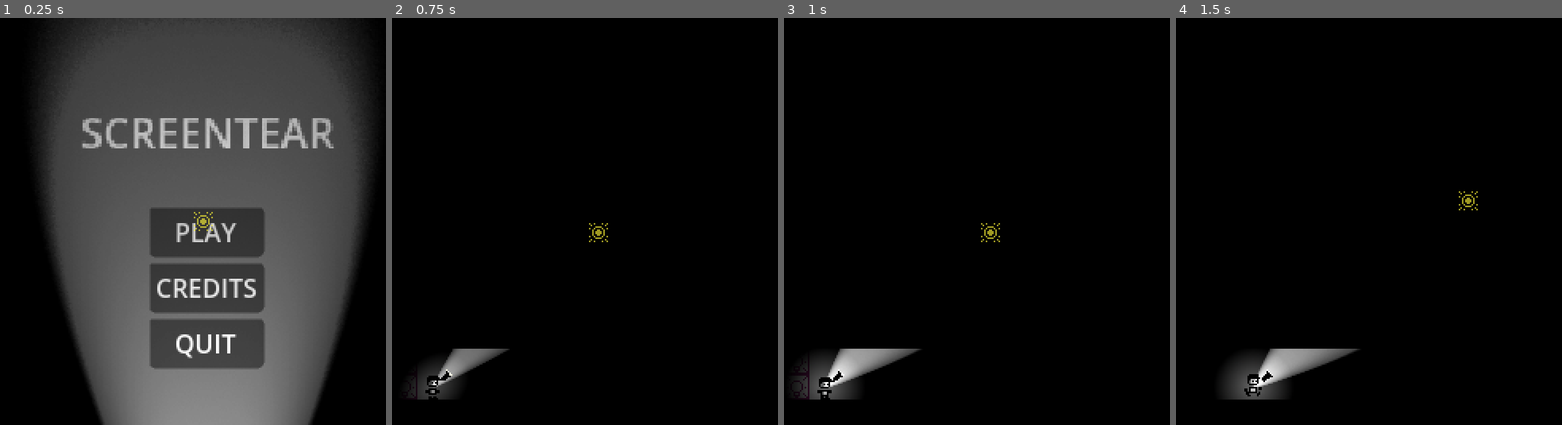
Above: before the commit, frames 1-4 (left to right).
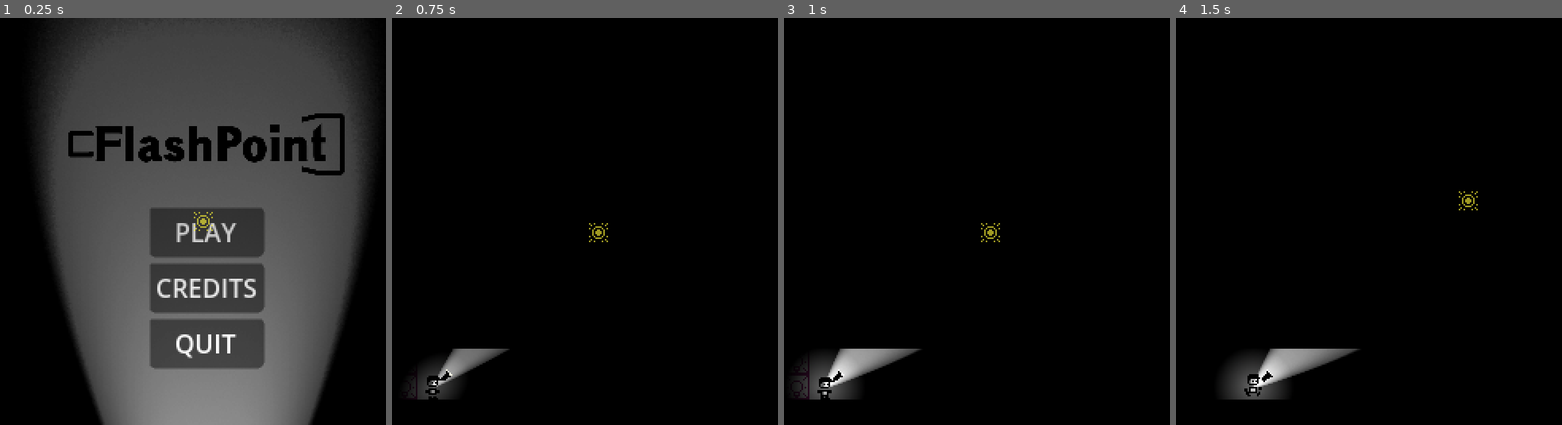
Above: after the commit, the same moments.

Repository: DylanPerry2098/ScreenTear
Game: Godot game, scene res://scenes/levels/main_menu.tscn
Two runs of this game, one before a commit and one after it. Both use one fixed random seed, a clock stepped at 60 frames per second and the inputs below.
Inputs (mouse positions are in pixels of both pictures, inside the frame that each line leads up to):
- Up to frame 1 (0.25 s): no input
- Up to frame 2 (0.75 s): click "PLAY" at 0.5 s
- Up to frame 3 (1 s): no input
- Up to frame 4 (1.5 s): tap Enter at 1.25 s; move the mouse to (1469, 201) at 1.27 s; hold D (move_right) from 1.28 s (still down); tap E (interact) at 1.35 s

The runs differ from the first frame. In frame 1, 4.9% of the frame differs, in the area x 17-90%, y 23-39%; in frame 2, nothing differs; in frame 3, nothing differs; in frame 4, nothing differs.

Commit message:
Updated Logo Assets

Diff:
--- a/scenes/levels/main_menu.tscn
+++ b/scenes/levels/main_menu.tscn
@@ -3,6 +3,7 @@
 [ext_resource type="Script" uid="uid://ce1b3ni18fi3c" path="res://scripts/scene_managment/main_menu.gd" id="1_721jg"]
 [ext_resource type="PackedScene" uid="uid://b4wpuqbsh07t4" path="res://scenes/levels/darkness_layer.tscn" id="1_fsby3"]
 [ext_resource type="Texture2D" uid="uid://y6oyhksf6wmd" path="res://assets/torch_light.png" id="2_leamy"]
+[ext_resource type="Texture2D" uid="uid://cbxqv2f0op3so" path="res://assets/flashpoint_logo_1.png" id="4_geflf"]
 
 [node name="MainMenu" type="Control" unique_id=1493056575 node_paths=PackedStringArray("credit_screen")]
 layout_mode = 3
@@ -60,6 +61,7 @@
 text = "QUIT"
 
 [node name="Label" type="Label" parent="." unique_id=814350187]
+visible = false
 layout_mode = 1
 anchors_preset = 5
 anchor_left = 0.5
@@ -71,6 +73,15 @@
 grow_horizontal = 2
 scale = Vector2(1.6236751, 1.6236751)
 text = "SCREENTEAR"
+
+[node name="TextureRect" type="TextureRect" parent="." unique_id=1875677460]
+layout_mode = 0
+offset_left = 30.0
+offset_top = 53.0
+offset_right = 1054.0
+offset_bottom = 309.0
+scale = Vector2(0.19999835, 0.19999835)
+texture = ExtResource("4_geflf")
 
 [node name="CreditScreen" type="ColorRect" parent="." unique_id=575686655]
 visible = false
Binary file changed: assets/flashpoint_logo_1.png
Binary file changed: assets/flashpoint_logo_2.png
